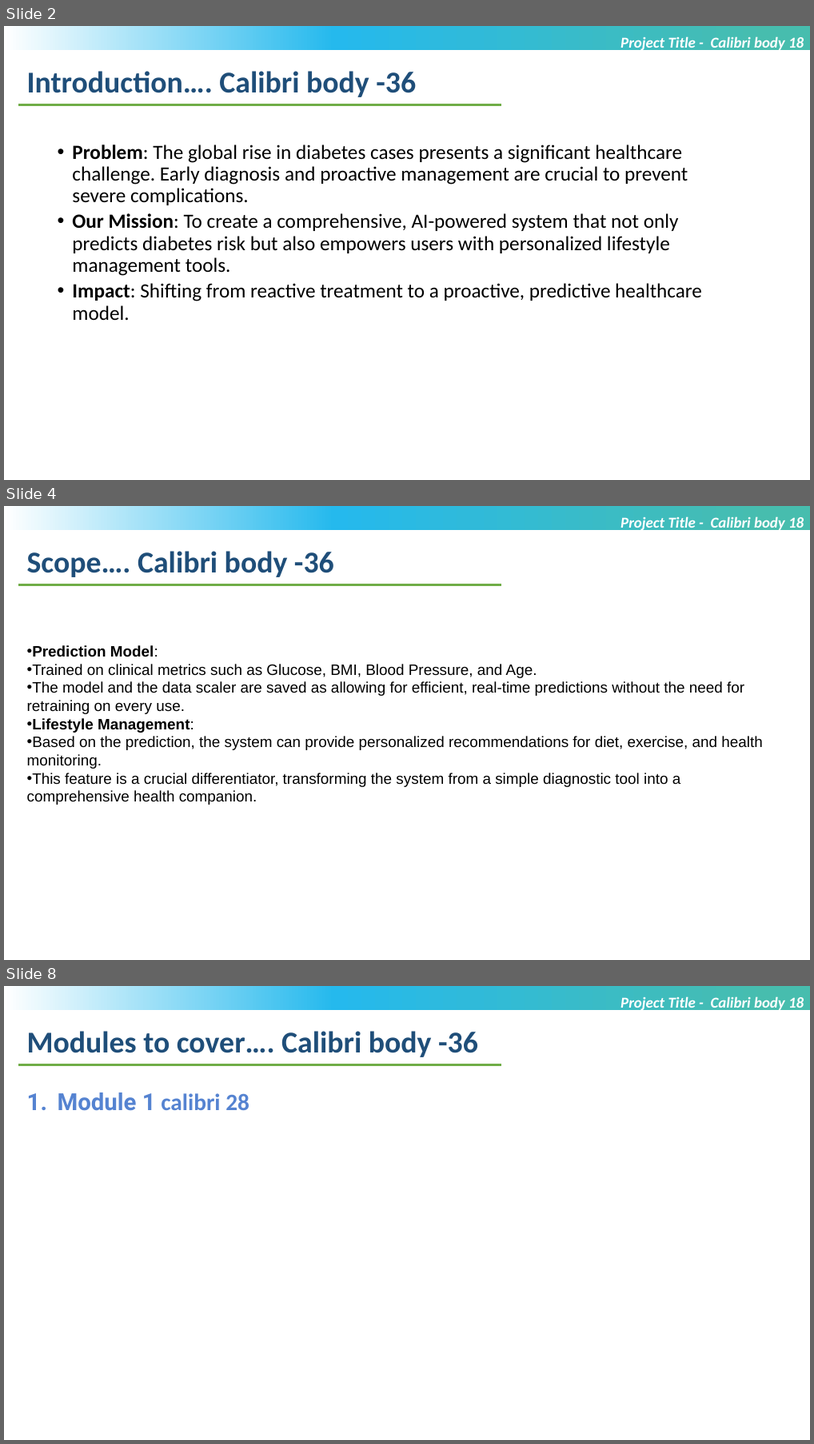
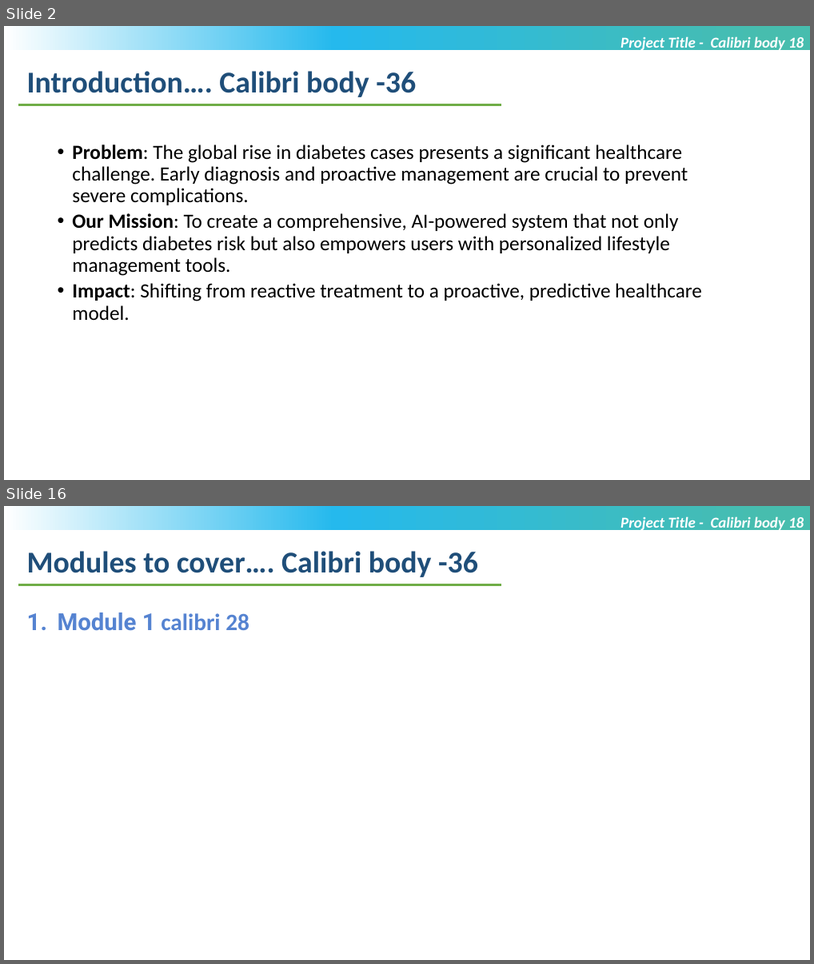
Before and after one commit to Nivyasreec/files, a slide deck: MTech_Project_PPTltim.pptx. Shown one above the other, each under a label of ours: slides 2, 4 and 8 before the commit, slides 2 and 16 after it; the slides between them are not shown. The pictures are 814x1444 and 814x964 pixels, drawn with LibreOffice and Linux fonts; fonts in the diff are those of the drawing; background and template pictures are left out. Boxes give left, top, right and bottom in pixels: in the first picture for what was removed or moved away, otherwise in the second. Text is boxed around its words. In the diff, an @@ line names an element or a change of style, - is before the commit and + after.

```diff
--- a/MTech_Project_PPTltim.pptx
+++ b/MTech_Project_PPTltim.pptx
@@ slide 4 removed at [4,506,810,960], background #FFFFFF; not listed: 1 template element that a slide beside it also shows @@
@@ text removed at [621,516,804,532] @@
-Project Title - Calibri body 18
@@ text removed at [27,551,334,577] @@
-Scope…. Calibri body -36
@@ line removed from (18, 584) to (502, 584) @@
@@ text removed at [27,645,762,804] @@
-• Prediction Model:
-• Trained on clinical metrics such as Glucose, BMI, Blood Pressure, and Age.
-• The model and the data scaler are saved as allowing for efficient, real-time predictions without the need for retraining on every use.
-• Lifestyle Management:
-• Based on the prediction, the system can provide personalized recommendations for diet, exercise, and health monitoring.
-• This feature is a crucial differentiator, transforming the system from a simple diagnostic tool into a comprehensive health companion.
@@ what was slide 8 is now slide 16 @@
```
Also in this commit, not shown: 3 slides changed, 10 slides added, 1 other slide removed.
